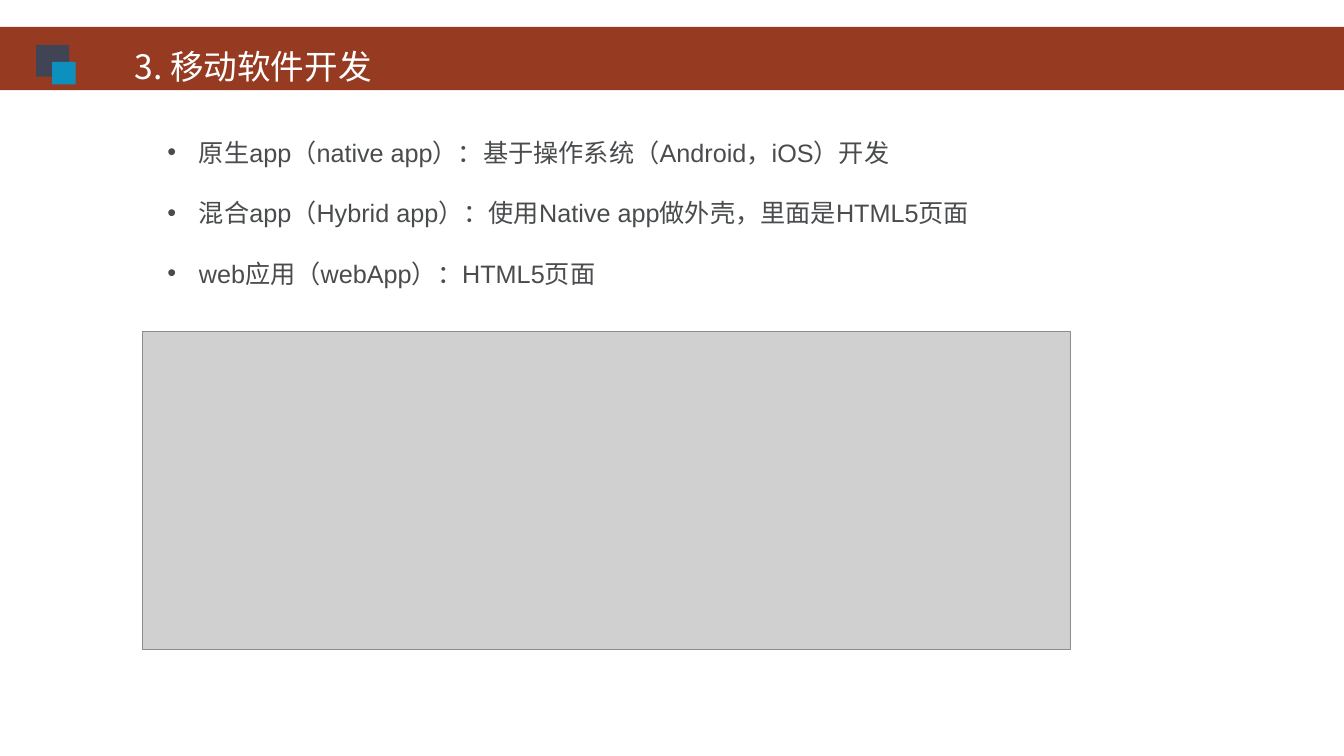
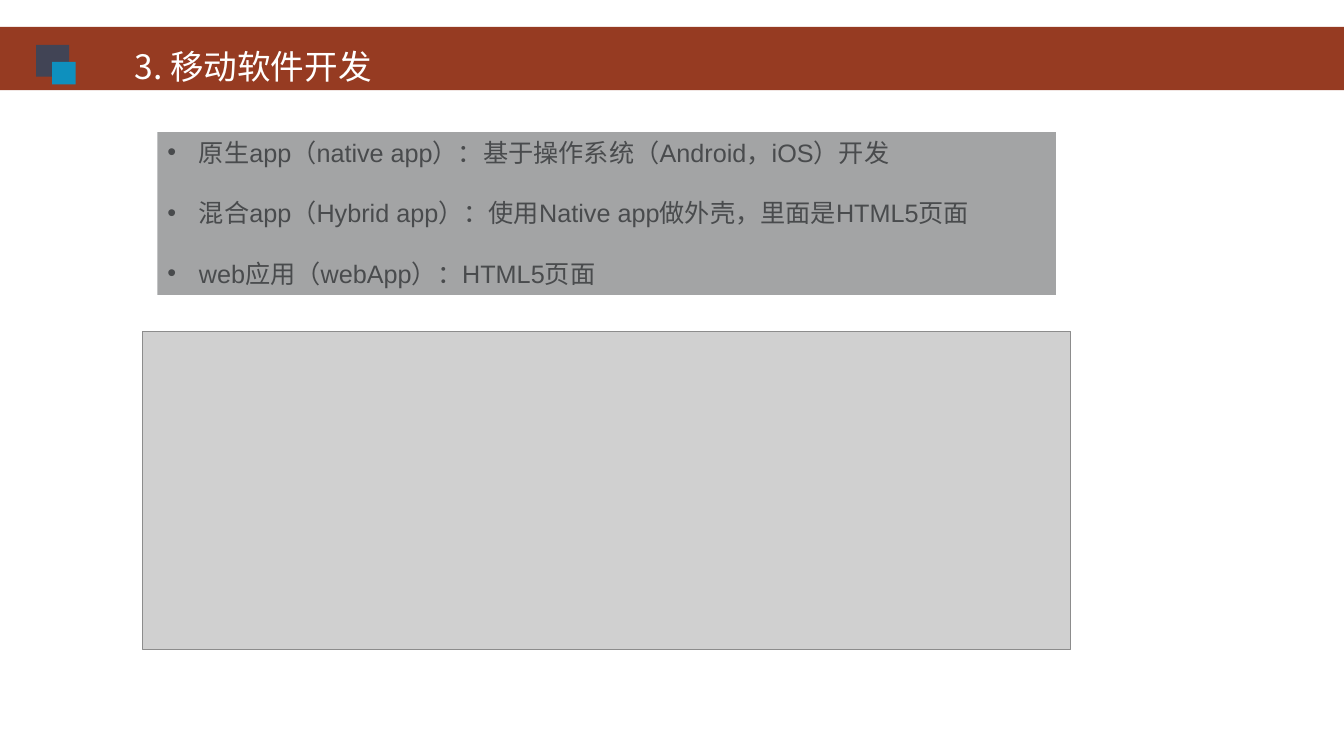
Before and after one commit to HBU/Android-PPT, a slide deck: slide 5 of 00.0 -- 移动开发 -- 第00章.pptx. Drawn at 1344x756 pixels with LibreOffice and Linux fonts; fonts in the diff are those of the drawing; grey boxes stand for pictures; background and template pictures are left out. Boxes give left, top, right and bottom in pixels: in the first picture for what was removed or moved away, otherwise in the second. Text is boxed around its words. In the diff, an @@ line names an element or a change of style, - is before the commit and + after.

```diff
--- a/00.0 -- 移动开发 -- 第00章.pptx
+++ b/00.0 -- 移动开发 -- 第00章.pptx
@@ rectangle "原生app（native app）：基于操作系统（Android，iOS）开发": place and size @@
-rectangle "原生app（native app）：基于操作系统（Android，iOS）开发" at bbox=[199, 140, 970, 288]
+rectangle "原生app（native app）：基于操作系统（Android，iOS）开发" at bbox=[157, 132, 1056, 294]
@@ rectangle "原生app（native app）：基于操作系统（Android，iOS）开发" at bbox=[157, 132, 1056, 294]: fill none to #494B4D at 50% opacity @@
```
Also in this commit, not shown: 6 other slides changed, 1 other file.
